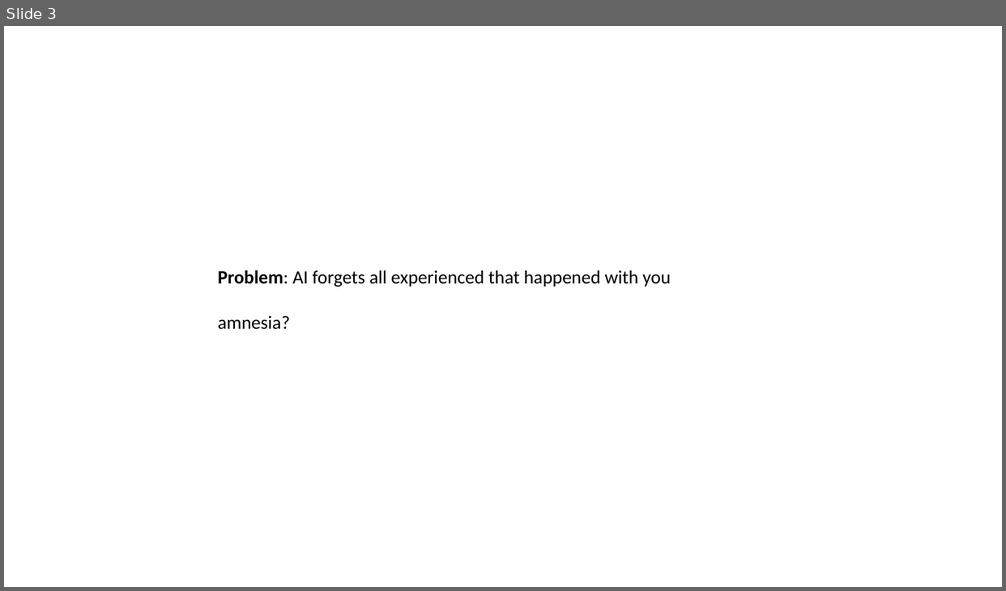
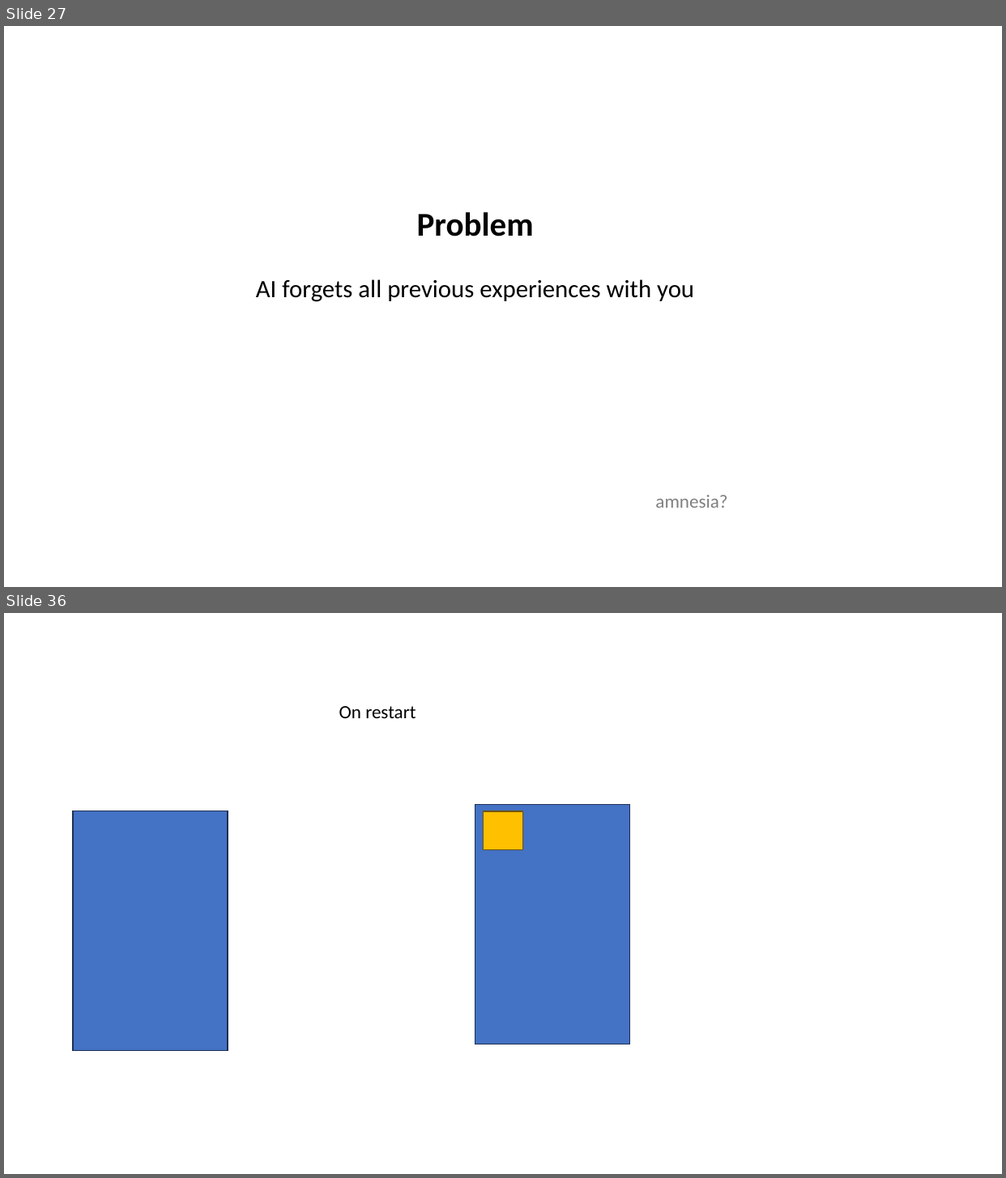
Before and after one commit to lexler/Talks, a slide deck: Slides/Core Patterns for Coding with AI.pptx. Shown one above the other, each under a label of ours: slide 3 before the commit, slides 27 and 36 after it; the slides between them are not shown. The pictures are 1006x591 and 1006x1178 pixels, drawn with LibreOffice and Linux fonts; fonts in the diff are those of the drawing. Boxes give left, top, right and bottom in pixels: in the first picture for what was removed or moved away, otherwise in the second. Text is boxed around its words. In the diff, an @@ line names an element or a change of style, - is before the commit and + after.

```diff
--- a/Slides/Core Patterns for Coding with AI.pptx
+++ b/Slides/Core Patterns for Coding with AI.pptx
@@ slide 36 added at (4, 613, 1002, 1174), background #FFFFFF @@
@@ text added at (339, 706, 415, 718), 18 pt, text #000000 @@
+On restart
@@ rectangle added at (475, 805, 630, 1045), fill #4472C4, outline #1E3256 1 pt @@
@@ rectangle added at (73, 811, 228, 1051), fill #4472C4, outline #1E3256 1 pt @@
@@ rectangle added at (484, 811, 522, 850), fill #FFC000, outline #705400 1 pt @@
@@ what was slide 3 is now slide 27 @@
@@ slide 27 changed as well @@
@@ text added at (417, 212, 534, 237), 32 pt, text #000000, bold @@
+Problem
@@ text at (256, 280, 694, 302): text changed; size 18 to 24 pt @@
-Problem: AI forgets all experienced that happened with you
-amnesia?
+AI forgets all previous experiences with you
@@ text added at (655, 495, 727, 508), 18 pt, text #808080 @@
+amnesia?
```
Also in this commit, not shown: 1 other slide changed, 29 other slides added, 2 slides removed.
